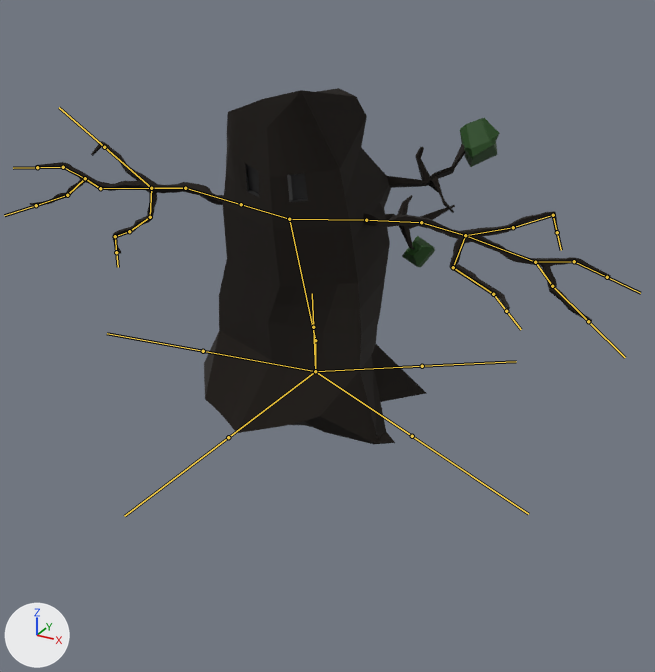
What one commit did to the FBX model Assets/Models/Enemies/Tree_boss/tree_boss.fbx.
Before and after are seen from a camera (50 mm lens) standing at (13.1, -21.8, 13.8) and looking at (0.4, 1.1, 2.3). Arrows for +X, +Y and +Z are at lower left; the lights stay in place. The bones that bend it are drawn over the model as lines.

Objects in the first picture: 'tree_enemy'.
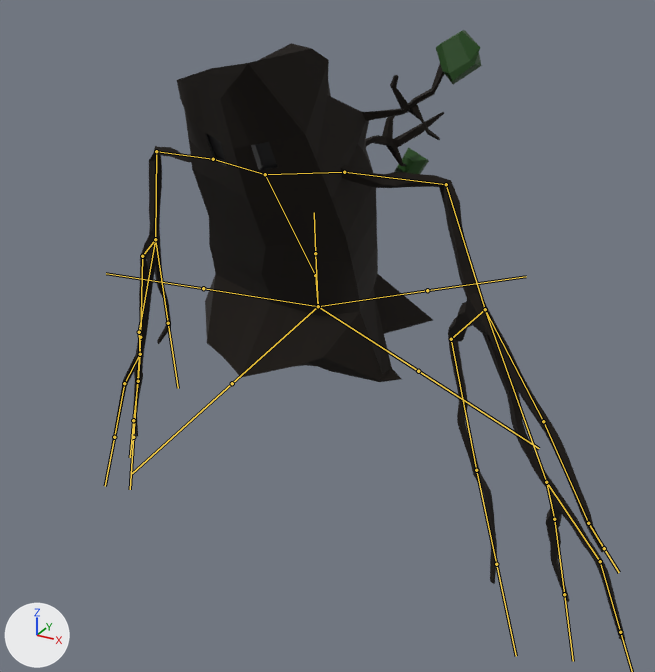
The newer file adds an action. The first version stands in its rest pose; the second is drawn at frame 37 of the action 'tree_boss_armature|slam_down_attack'.

Changed parts and their boxes (x1, y1, x2, y2) in the pictures (655 x 672 px):
```json
{"object": "tree_enemy", "change": "posed", "before": [30, 88, 611, 444], "after": [112, 30, 625, 641], "on screen": "12% narrower, 71% taller"}
{"bone": "Bone", "before": "(315, 340) to (289, 219)", "after": "(315, 275) to (265, 174)"}
{"bone": "Bone.003", "before": "(366, 220) to (421, 222)", "after": "(344, 172) to (446, 184)"}
{"bone": "Bone.004", "before": "(421, 222) to (465, 235)", "after": "(446, 184) to (485, 309)"}
{"bone": "Bone.006", "before": "(513, 227) to (553, 215)", "after": "(543, 421) to (588, 523)"}
{"bone": "Bone.007", "before": "(553, 215) to (557, 232)", "after": "(588, 523) to (604, 548)"}
{"bone": "Bone.013", "before": "(465, 235) to (453, 267)", "after": "(485, 309) to (451, 339)"}
{"bone": "Bone.015", "before": "(493, 294) to (506, 311)", "after": "(476, 470) to (496, 564)"}
{"bone": "Bone.017", "before": "(241, 204) to (185, 188)", "after": "(213, 159) to (156, 151)"}
{"bone": "Bone.018", "before": "(185, 188) to (151, 188)", "after": "(156, 151) to (155, 239)"}
{"bone": "Bone.021", "before": "(150, 217) to (129, 231)", "after": "(142, 256) to (140, 337)"}
{"bone": "Bone.023", "before": "(115, 236) to (116, 252)", "after": "(137, 380) to (133, 437)"}
{"bone": "Bone.030", "before": "(315, 340) to (315, 371)", "after": "(315, 275) to (318, 306)"}
```

Scene script edits in JSON lines:
```json
{"block": "bone_bone", "where": "bone_bone = bpy.data.objects['tree_boss_armature'].pose.bones['Bone']"}
{"op": "set", "path": "bone_bone.location", "old": "(0.0, 0.0, 0.0)", "new": "(0.0, 2.8, -0.94)"}
{"op": "set", "path": "bone_bone.rotation_quaternion", "old": "(1.0, 0.0, 0.0, 0.0)", "new": "(0.988, 0.152, 0.0, 0.0)", "note": "degrees (0, 0, 0) -> degrees (17, 0, 0)"}
{"block": "bone_bone_003", "where": "bone_bone_003 = bpy.data.objects['tree_boss_armature'].pose.bones['Bone.003']  # child of 'Bone.002'"}
{"op": "set", "path": "bone_bone_003.rotation_quaternion", "old": "(1.0, 0.0, 0.0, 0.0)", "new": "(0.92, -0.1, 0.321, -0.201)", "note": "degrees (0, 0, 0) -> degrees (-22, 33, -31)"}
{"op": "set", "path": "bone_bone_003.scale", "old": "(1.0, 1.0, 1.0)", "new": "(1.1, 1.64, 1.04)"}
{"block": "bone_bone_004", "where": "bone_bone_004 = bpy.data.objects['tree_boss_armature'].pose.bones['Bone.004']  # child of 'Bone.003'"}
{"op": "set", "path": "bone_bone_004.rotation_quaternion", "old": "(1.0, 0.0, 0.0, 0.0)", "new": "(0.804, 0.555, 0.211, -0.009)", "note": "degrees (0, 0, 0) -> degrees (72, 20, 14)"}
{"op": "set", "path": "bone_bone_004.scale", "old": "(1.0, 1.0, 1.0)", "new": "(1.9, 2.44, 1.0)"}
{"block": "bone_bone_006", "where": "bone_bone_006 = bpy.data.objects['tree_boss_armature'].pose.bones['Bone.006']  # child of 'Bone.005'"}
{"op": "set", "path": "bone_bone_006.rotation_quaternion", "old": "(1.0, 0.0, 0.0, 0.0)", "new": "(0.977, 0.069, -0.129, -0.153)", "note": "degrees (0, 0, 0) -> degrees (10, -13, -19)"}
{"block": "bone_bone_007", "where": "bone_bone_007 = bpy.data.objects['tree_boss_armature'].pose.bones['Bone.007']  # child of 'Bone.006'"}
{"op": "set", "path": "bone_bone_007.rotation_quaternion", "old": "(1.0, 0.0, 0.0, 0.0)", "new": "(0.829, -0.419, -0.151, 0.337)", "note": "degrees (0, 0, 0) -> degrees (-53, 2, 43)"}
{"block": "bone_bone_013", "where": "bone_bone_013 = bpy.data.objects['tree_boss_armature'].pose.bones['Bone.013']  # child of 'Bone.004'"}
{"op": "set", "path": "bone_bone_013.rotation_quaternion", "old": "(1.0, 0.0, 0.0, 0.0)", "new": "(0.982, -0.118, -0.014, 0.143)", "note": "degrees (0, 0, 0) -> degrees (-14, 0, 17)"}
{"block": "bone_bone_015", "where": "bone_bone_015 = bpy.data.objects['tree_boss_armature'].pose.bones['Bone.015']  # child of 'Bone.014'"}
{"op": "set", "path": "bone_bone_015.rotation_quaternion", "old": "(1.0, 0.0, 0.0, 0.0)", "new": "(0.924, -0.252, 0.258, -0.129)", "note": "degrees (0, 0, 0) -> degrees (-36, 24, -24)"}
{"block": "bone_bone_017", "where": "bone_bone_017 = bpy.data.objects['tree_boss_armature'].pose.bones['Bone.017']  # child of 'Bone.016'"}
{"op": "set", "path": "bone_bone_017.rotation_quaternion", "old": "(1.0, 0.0, 0.0, 0.0)", "new": "(0.967, -0.102, -0.166, 0.162)", "note": "degrees (0, 0, 0) -> degrees (-15, -17, 21)"}
{"op": "set", "path": "bone_bone_017.scale", "old": "(1.0, 1.0, 1.0)", "new": "(1.01, 1.38, 1.02)"}
{"block": "bone_bone_018", "where": "bone_bone_018 = bpy.data.objects['tree_boss_armature'].pose.bones['Bone.018']  # child of 'Bone.017'"}
{"op": "set", "path": "bone_bone_018.rotation_quaternion", "old": "(1.0, 0.0, 0.0, 0.0)", "new": "(0.686, -0.081, 0.538, 0.482)", "note": "degrees (0, 0, 0) -> degrees (45, 55, 95)"}
{"op": "set", "path": "bone_bone_018.scale", "old": "(1.0, 1.0, 1.0)", "new": "(1.09, 2.51, 1.02)"}
{"block": "bone_bone_021", "where": "bone_bone_021 = bpy.data.objects['tree_boss_armature'].pose.bones['Bone.021']  # child of 'Bone.020'"}
{"op": "set", "path": "bone_bone_021.rotation_quaternion", "old": "(1.0, 0.0, 0.0, 0.0)", "new": "(0.986, 0.142, -0.018, -0.091)", "note": "degrees (0, 0, 0) -> degrees (16, -1, -11)"}
{"block": "bone_bone_023", "where": "bone_bone_023 = bpy.data.objects['tree_boss_armature'].pose.bones['Bone.023']  # child of 'Bone.022'"}
{"op": "set", "path": "bone_bone_023.rotation_quaternion", "old": "(1.0, 0.0, 0.0, 0.0)", "new": "(0.954, 0.2, -0.058, -0.215)", "note": "degrees (0, 0, 0) -> degrees (24, -1, -26)"}
{"block": "bone_bone_030", "where": "bone_bone_030 = bpy.data.objects['tree_boss_armature'].pose.bones['Bone.030']"}
{"op": "set", "path": "bone_bone_030.location", "old": "(0.0, 0.0, 0.0)", "new": "(0.0, -2.95, 0.05)"}
{"op": "set", "path": "bone_bone_030.rotation_quaternion", "old": "(1.0, 0.0, 0.0, 0.0)", "new": "(0.997, -0.075, 0.0, -0.001)", "note": "degrees (0, 0, 0) -> degrees (-9, 0, 0)"}
```
